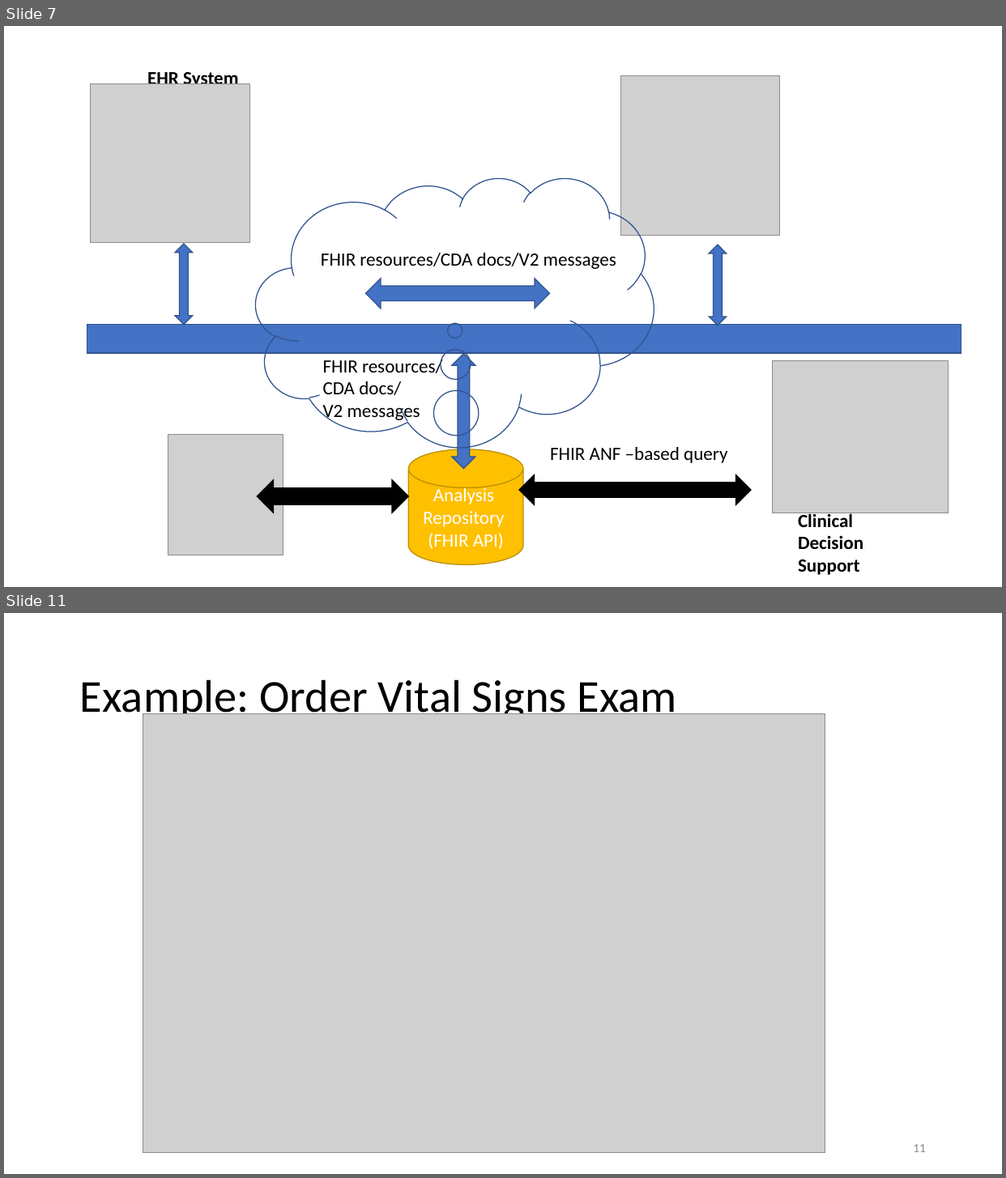
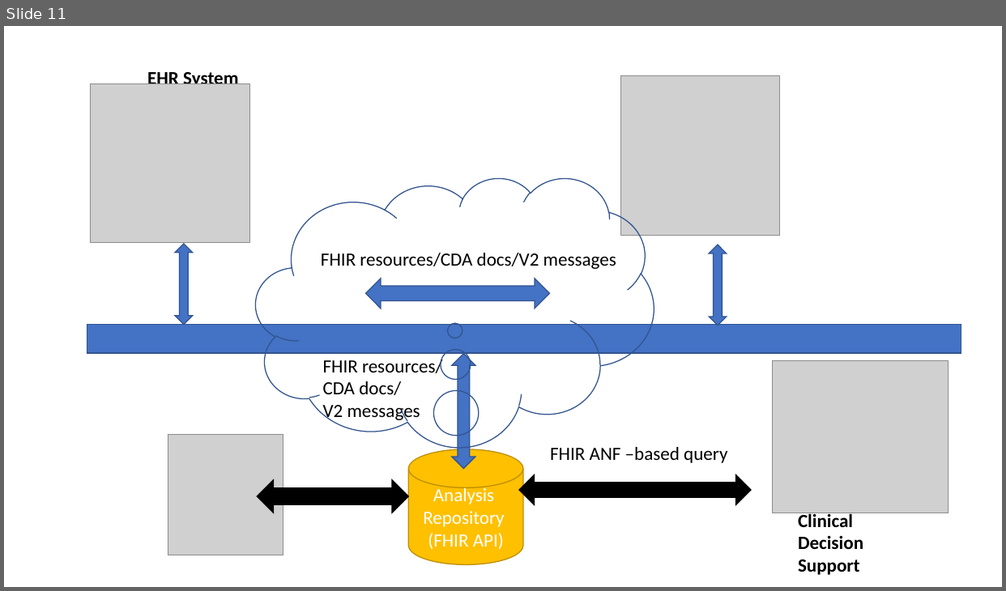
Before and after one commit to HL7/ANF, a slide deck: src/main/uml/doc/ANF Reference Model.pptx. Shown one above the other, each under a label of ours: slides 7 and 11 before the commit, slide 11 after it; the slides between them are not shown. The pictures are 1006x1178 and 1006x591 pixels, drawn with LibreOffice and Linux fonts; fonts in the diff are those of the drawing; grey boxes stand for pictures. Boxes give left, top, right and bottom in pixels: in the first picture for what was removed or moved away, otherwise in the second. Text is boxed around its words. In the diff, an @@ line names an element or a change of style, - is before the commit and + after.

```diff
--- a/src/main/uml/doc/ANF Reference Model.pptx
+++ b/src/main/uml/doc/ANF Reference Model.pptx
@@ slide 11 removed at [4, 613, 1002, 1174], background #FFFFFF @@
@@ title removed at [80, 679, 677, 722] @@
-Example: Order Vital Signs Exam
@@ picture removed at [143, 714, 826, 1152] @@
@@ page number removed at [913, 1144, 926, 1152] @@
-11
@@ what was slide 7 is now slide 11 @@
```
Also in this commit, not shown: 7 slides added, 7 other slides removed, 1 other file.
